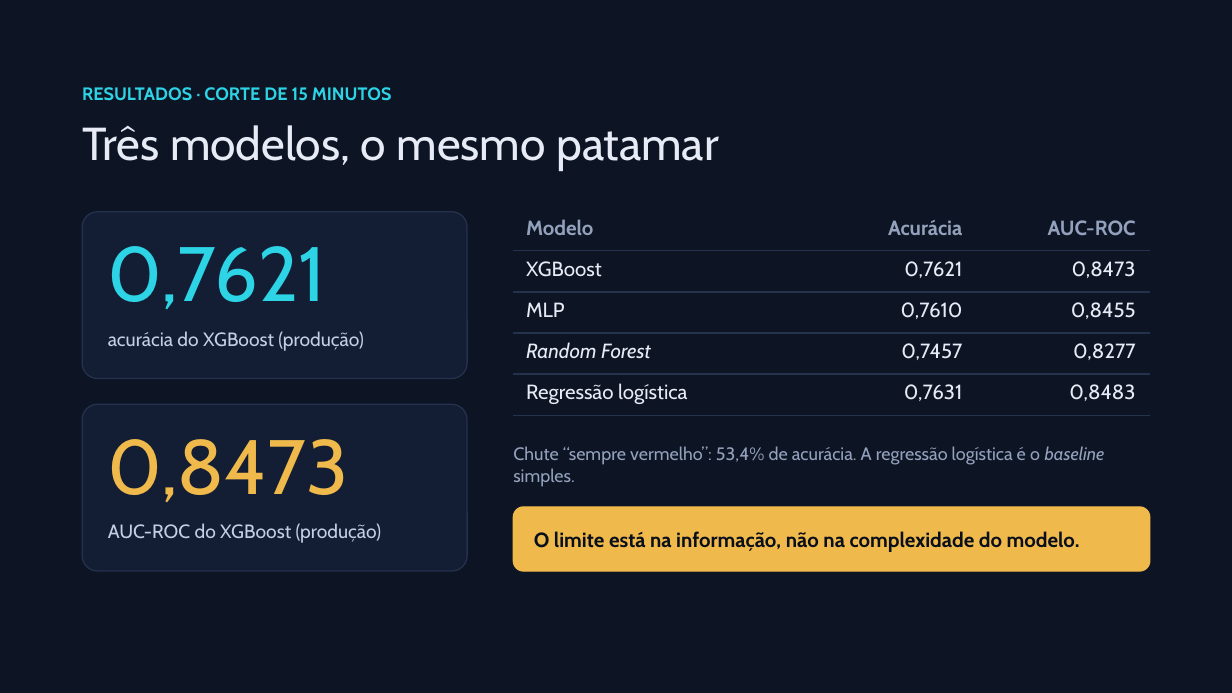
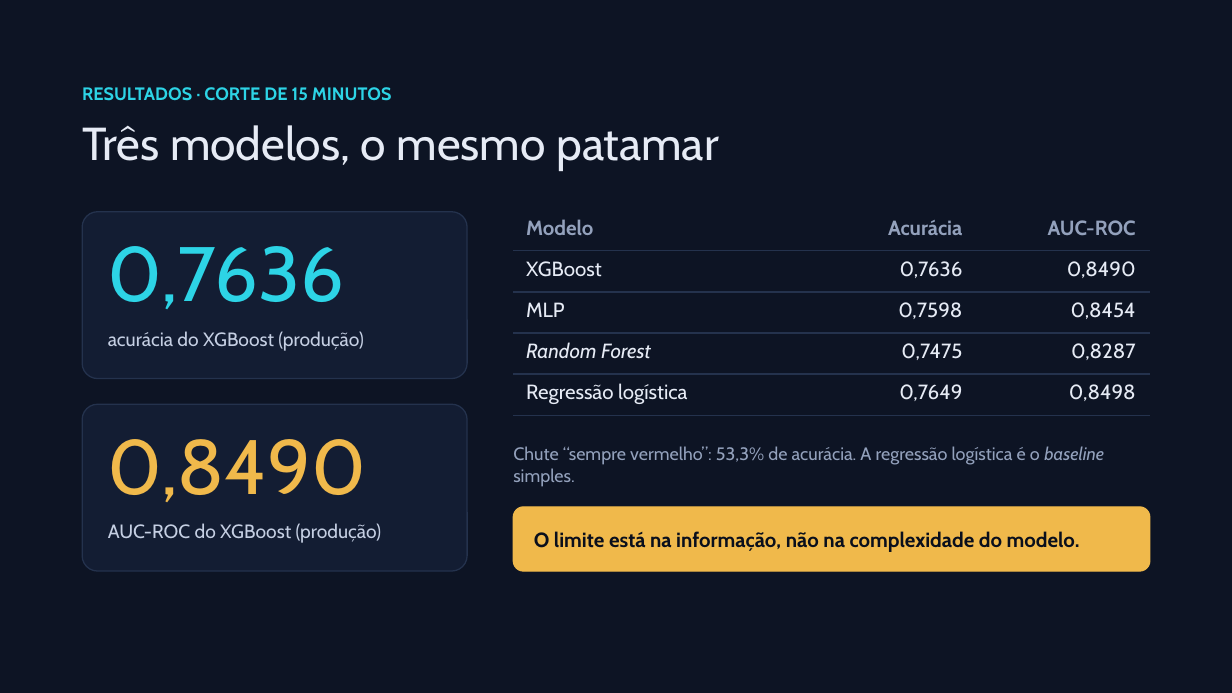
Before and after one commit to tamiosso125/lol-analytics, a slide deck: slide 10 of docs/bellestraiko_defesa_v4.pptx. Drawn at 1232x693 pixels with LibreOffice and Linux fonts; fonts in the diff are those of the drawing. Boxes give left, top, right and bottom in pixels: in the first picture for what was removed or moved away, otherwise in the second. Text is boxed around its words. In the diff, an @@ line names an element or a change of style, - is before the commit and + after.

```diff
--- a/docs/bellestraiko_defesa_v4.pptx
+++ b/docs/bellestraiko_defesa_v4.pptx
@@ text at [108, 246, 345, 309]: text changed @@
-0,7621
+0,7636
@@ text at [900, 261, 963, 278]: text changed @@
-0,7621
+0,7636
@@ text at [1067, 261, 1136, 278]: text changed @@
-0,8473
+0,8490
@@ text at [898, 302, 962, 319]: text changed @@
-0,7610
+0,7598
@@ text at [1071, 302, 1136, 319]: text changed @@
-0,8455
+0,8454
@@ text at [901, 343, 962, 360]: text changed @@
-0,7457
+0,7475
@@ text at [1071, 343, 1136, 360]: text changed @@
-0,8277
+0,8287
@@ text at [899, 384, 962, 401]: text changed @@
-0,7631
+0,7649
@@ text at [1069, 384, 1136, 401]: text changed @@
-0,8483
+0,8498
@@ text at [108, 439, 367, 502]: text changed @@
-0,8473
+0,8490
@@ text at [513, 446, 1104, 487]: text changed @@
-Chute “sempre vermelho”: 53,4% de acurácia. A regressão logística é o baseline simples.
+Chute “sempre vermelho”: 53,3% de acurácia. A regressão logística é o baseline simples.
```
Also in this commit, not shown: 6 other slides changed, 1 other file.
